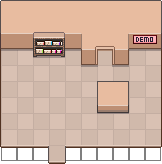
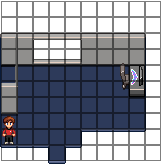
The second 162 × 164 image is a revision of the first. Changes to its layers:
hid "Upper", painted on it over [1, 1, 161, 51]
hid "Objects", moved it above "Walls", painted on it over [33, 32, 65, 58]
hid "Walls", painted on it over [1, 30, 161, 67]
moved "Grid" above "New Upper" over [1, 1, 161, 161]
added layer "New Upper" above "F-Model" over [1, 65, 18, 97]
added layer "M-Model" above "New Objects" over [2, 116, 16, 145]
added layer "New Objects" above "New Walls" over [120, 63, 145, 99]
added layer "New Walls" above "New Floor" over [1, 34, 145, 116]
added layer "New Floor" above "New Border" over [1, 65, 145, 161]
added layer "New Border" above "Floor" over [0, 33, 146, 164]
hid "Floor", painted on it over [1, 49, 161, 161]
removed layer "DemoLower.png" over [0, 0, 162, 164]
